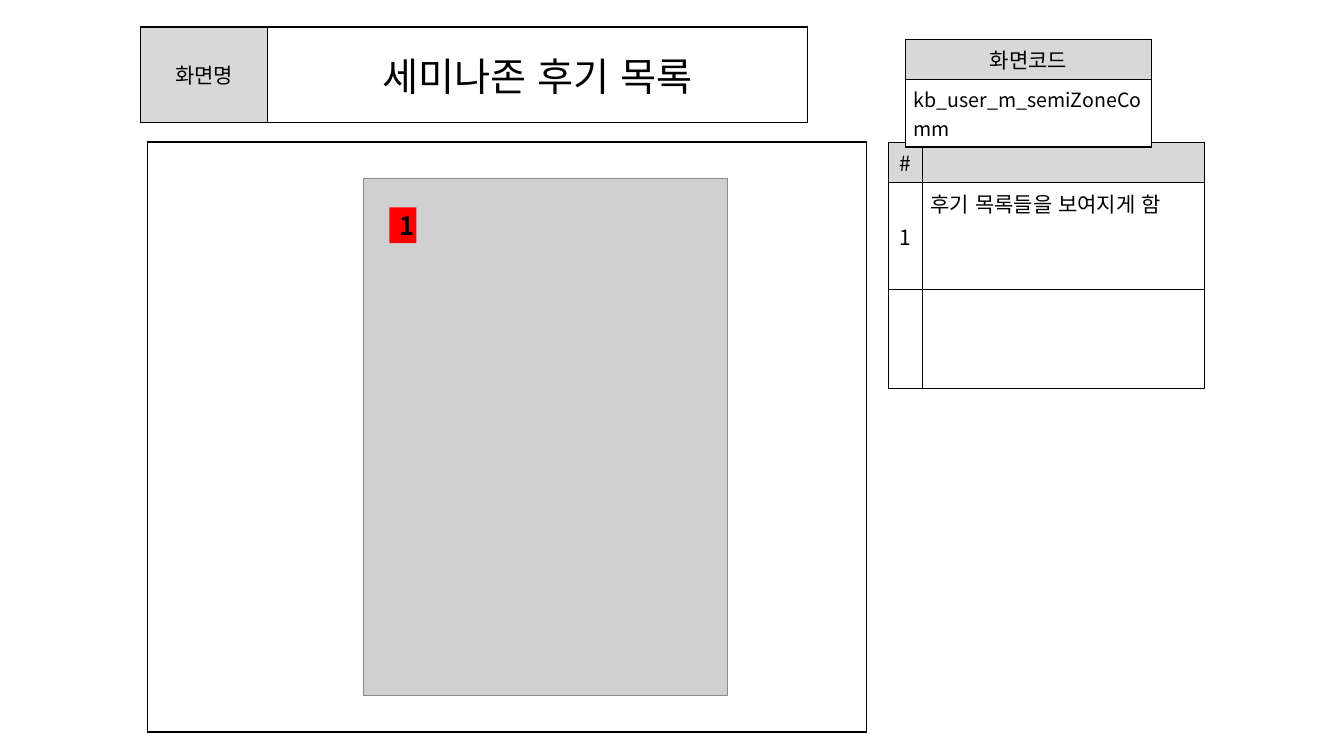
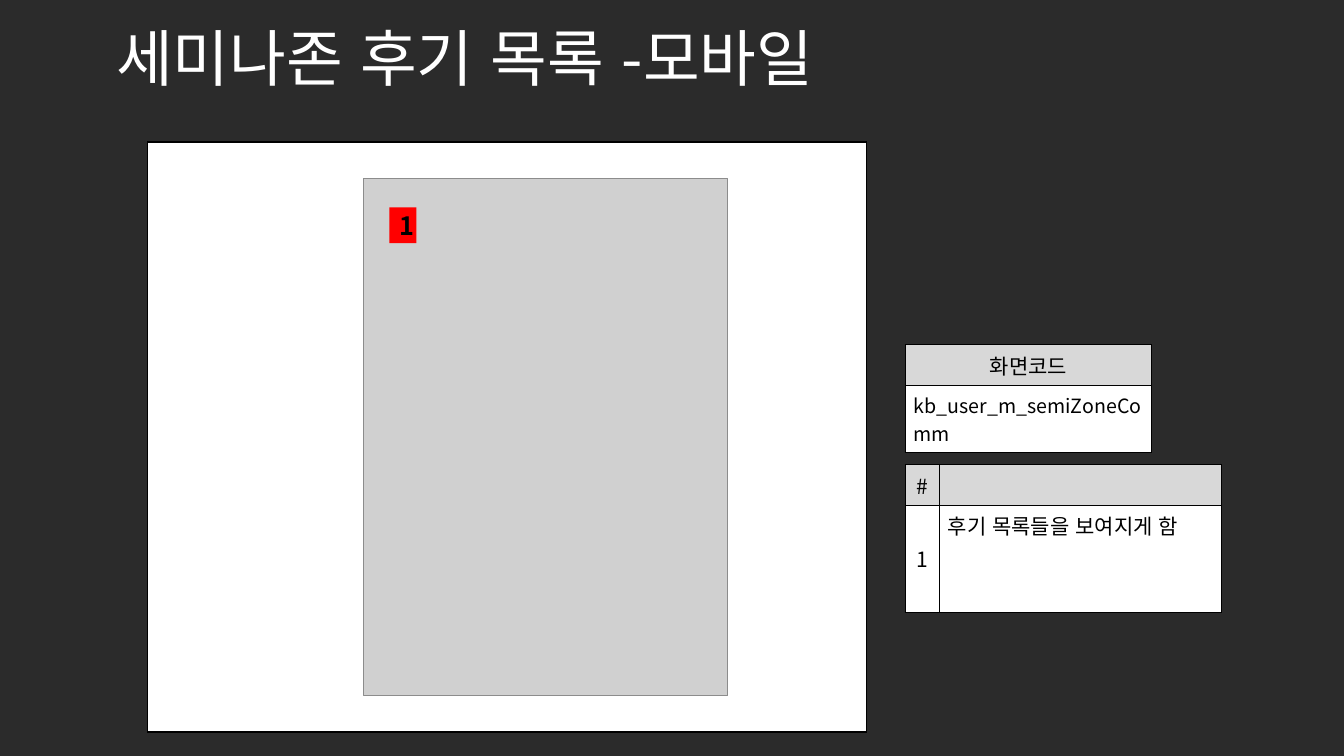
Before and after one commit to ezenteam2/e-Zone, a slide deck: slide 13 of 0 발표용 파워포인트/project05 - 파워포인트 종합 - 기범.pptx (slide 12 before the commit). Drawn at 1344x756 pixels with LibreOffice and Linux fonts; fonts in the diff are those of the drawing; grey boxes stand for pictures; background and template pictures are left out; a plain dark background stands for a picture behind light text. Boxes give left, top, right and bottom in pixels: in the first picture for what was removed or moved away, otherwise in the second. Text is boxed around its words. In the diff, an @@ line names an element or a change of style, - is before the commit and + after.

```diff
--- a/0 발표용 파워포인트/project05 - 파워포인트 종합 - 기범.pptx
+++ b/0 발표용 파워포인트/project05 - 파워포인트 종합 - 기범.pptx
@@ background #FFFFFF to picture (left out) @@
@@ title added at (116, 29, 813, 86), 44 pt, text #FFFFFF @@
+세미나존 후기 목록 -모바일
@@ table removed at (141, 27, 808, 122), 1 rows, 2 columns @@
-화면명 | 세미나존 후기 목록
@@ text removed at (600, 88, 615, 94) @@
-2
@@ text removed at (642, 88, 657, 94) @@
-3
@@ text removed at (680, 88, 695, 94) @@
-4
@@ text removed at (722, 86, 737, 122) @@
-5
@@ rectangle removed at (753, 87, 780, 122) @@
@@ table: place and size @@
-table at (905, 39, 1151, 132)
+table at (905, 345, 1151, 438)
@@ table at (905, 465, 1222, 611) @@
-row 3:  | 
@@ table: place and size @@
-table at (888, 142, 1205, 387)
+table at (905, 465, 1222, 611)
```
Also in this commit, not shown: 15 other slides changed, 1 slide added, 1 other file.
